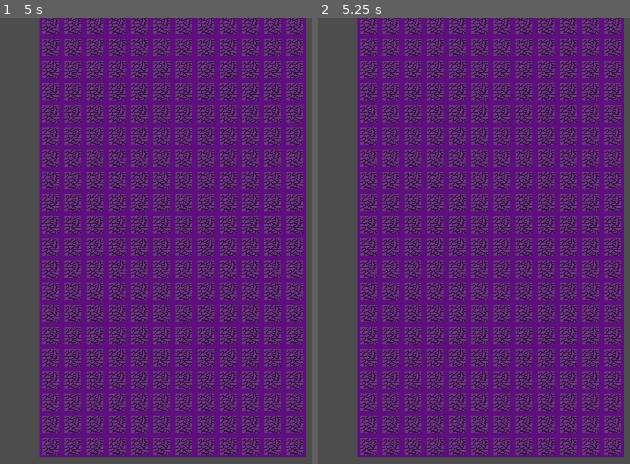
Above: before the commit, frames 1-2 (left to right).
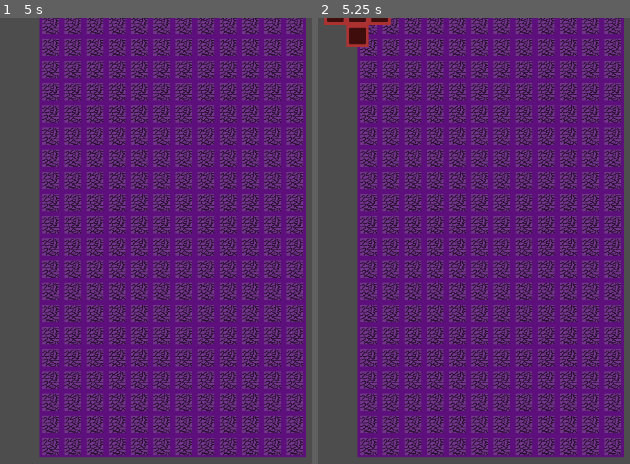
Above: after the commit, the same moments.

Repository: FueledByRage/dice-summons
Game: Godot game, scene res://src/scenes/table.tscn
Same seed, same stepped clock (60 frames per second), same inputs: the game is played once before the commit and once after it. The project has no main scene, so this scene is started directly. The engine's default icon, where the game draws it, is replaced by a stand-in: a white triangle on a blue panel in a dark square.
Inputs (mouse positions are in pixels of both pictures, inside the frame that each line leads up to):
- Up to frame 1 (5 s): tap Enter (place) at 0.5, 4.35 s; move the mouse to (302, 218) at 0.52 s; hold Right (move_right) 0.53-1.28 s; hold S (confirm) 0.53-1.28 s; tap M (move) at 0.8, 1.35, 3.05 s; move the mouse to (outside the picture) at 1.27 s; hold Left (move_left) 1.28-2.03 s; tap Z (select) at 1.55, 3.8 s; tap S (confirm) at 2, 2.3, 2.75, 2.85, 3.5, 4.25, 4.55 s; move the mouse to (205, 142) at 2.02 s; hold Z (select) 2.03-2.78 s; hold Right (move_right) 2.03-3.53 s; move the mouse to (84, 330) at 2.77 s; move the mouse to (outside the picture) at 3.52 s; hold M (move) 3.53-4.28 s; hold Left (move_left) from 3.53 s (still down); move the mouse to (outside the picture) at 4.27 s
- Up to frame 2 (5.25 s): keep holding Left (move_left); move the mouse to (483, 241) at 5.02 s; hold Q (placing) from 5.03 s (still down)

Frame 1 is identical in both runs. In frame 2, 0.7% of the frame differs, in the area x 1-24%, y 0-7%.
Error before the commit: Invalid call. Nonexistent function 'map' in base 'Node2D (units.gd)'. (res://src/scripts/table.gd:161)
Error after the commit: Invalid call. Nonexistent function 'map' in base 'Node2D (units.gd)'. (res://src/scripts/table.gd:173)

Commit message:
wip/refactor-confirm

Diff:
--- a/src/scripts/table.gd
+++ b/src/scripts/table.gd
@@ -1,8 +1,8 @@
 extends Node
 
-signal select
+signal target_selected
 
-enum States { ATTACKING, PLACING, IDLE, SELECTING, MOVING, ON_MOVING }
+enum States { ATTACKING, PLACING, IDLE, SELECTING, MOVING, ON_MOVING, CASTING }
 var state = States.IDLE
 
 @onready var tile_map_layer = $TileMap;
@@ -23,7 +23,7 @@
 
 		States.MOVING:
 			if event.is_action_released("confirm"):
-				on_confirm();
+				_on_confirm();
 
 		States.IDLE:
 			if event.is_action_pressed("placing"):
@@ -40,11 +40,11 @@
 			elif event.is_action_pressed("move_left") and select_target_index != 0:
 				_previous_target();
 			elif event.is_action_pressed("confirm"):
-				on_confirm()
+				_on_confirm();
 
 		States.ATTACKING:
 			if event.is_action_pressed("confirm"):
-				on_confirm();
+				_on_confirm();
 
 		States.ON_MOVING:
 			if event.is_action_pressed("move_right"):
@@ -52,7 +52,15 @@
 			elif event.is_action_pressed("move_left") and select_target_index != 0:
 				_previous_target();
 			elif event.is_action_pressed("confirm"):
-				select.emit();
+				target_selected.emit();
+
+		States.CASTING:
+			if event.is_action_pressed("move_right"):
+				_next_target();
+			elif event.is_action_pressed("move_left") and select_target_index != 0:
+				_previous_target();
+			elif event.is_action_pressed("confirm"):
+				target_selected.emit();
 
 func _next_target():
 	select_target_index = (select_target_index + 1) % targets.size()
@@ -63,21 +71,17 @@
 		select_target_index -= 1
 		move_arrow_to_on_focus()
 
-func on_confirm():
-	var selected = targets[select_target_index]
+func _on_confirm():
+	var selected = targets[select_target_index];
+
 	select_arrow.visible = false;
-	if state == States.SELECTING:
-		display_summon_options(selected.value.node)
-		state = States.ATTACKING
-	elif state == States.ATTACKING:
-		select.emit(selected.value);
-		return
-	select.emit(selected.value);
+
+	target_selected.emit(selected);
 
 func select_to_move(selected_summon):
 	targets = tile_map_layer.move_summon(selected_summon).map(_position_to_option)
 	display_target_on_focus();
-	select.connect(move_summon.bind(selected_summon), 4)
+	target_selected.connect(move_summon.bind(selected_summon), 4)
 	state = States.ON_MOVING;
 
 func _position_to_option(position):
@@ -128,10 +132,10 @@
 		targets = units.enemies_units.map(_unit_to_option)
 	elif(spell.target_type == 'own'):
 		pass
-	_to_atacking();
+	_to_selecting_target();
 
 func execute_spell(target):
-	target.node.apply_change_on_life(casted_spell.life_effect);
+	target.value.node.apply_change_on_life(casted_spell.life_effect);
 	casted_spell = null;
 	_to_idle()
 	pass;
@@ -143,23 +147,31 @@
 	state = States.IDLE
 
 func _to_selecting():
-	targets = units.allies_units.map(_unit_to_option)
-	state = States.SELECTING;
+	var allies_units = units.allies_units.map(_unit_to_option);
 
-	if targets.size() > 0:
+	if allies_units.size() > 0:
+		targets = allies_units;
+		state = States.SELECTING;
+		target_selected.connect(_to_attacking, 4);
 		display_target_on_focus();
 
-func _to_atacking():
+func _to_attacking(selected):
+	display_summon_options(selected.value.node);
+	state = States.ATTACKING;
+	target_selected.connect(_to_selecting_target, 4);
+
+func _to_selecting_target():
 	$Menu.queue_free();
 
-	state = States.ATTACKING;
-	select.connect(execute_spell, 4)
+	target_selected.connect(execute_spell, 4);
+
+	state = States.CASTING;
 
 	display_target_on_focus();
 
 func _to_moving():
 	targets = units.map(_unit_to_option);
-	select.connect(select_to_move, 4);
+	target_selected.connect(select_to_move, 4);
 	display_target_on_focus();
 	state = States.MOVING;
 
